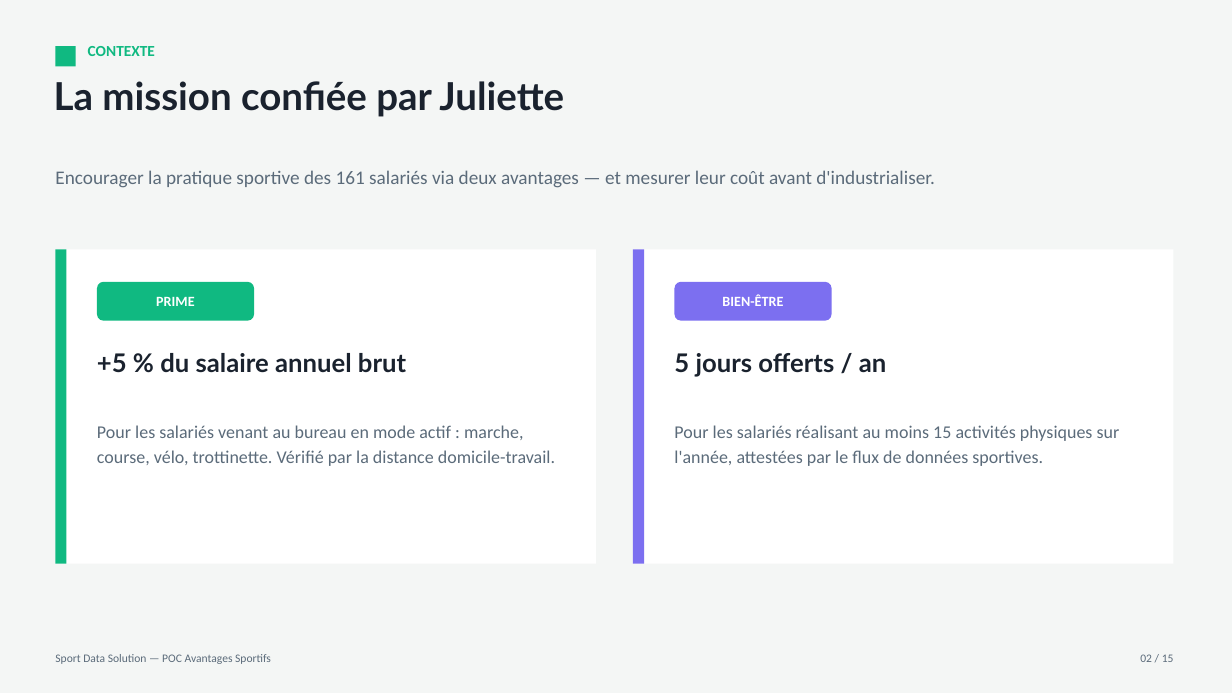
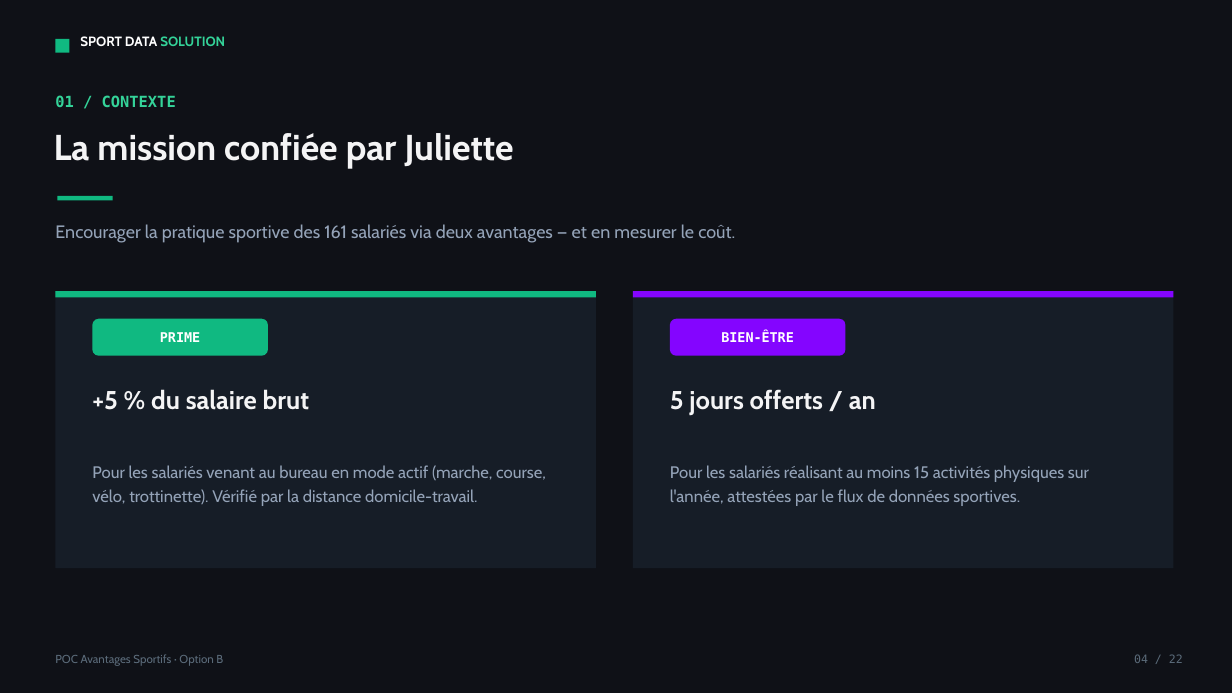
Before and after one commit to MoyLiG/P12_projet_infrastructure, a slide deck: slide 4 of docs/soutenance/Le_Gall_Morgan_Option_B_1_support_062026.pptx (slide 2 before the commit). Drawn at 1232x693 pixels with LibreOffice and Linux fonts; fonts in the diff are those of the drawing. Boxes give left, top, right and bottom in pixels: in the first picture for what was removed or moved away, otherwise in the second. Text is boxed around its words. In the diff, an @@ line names an element or a change of style, - is before the commit and + after.

```diff
--- a/docs/soutenance/Le_Gall_Morgan_Option_B_1_support_062026.pptx
+++ b/docs/soutenance/Le_Gall_Morgan_Option_B_1_support_062026.pptx
@@ rectangle at <box>0,0,1232,693</box>: fill #F4F6F5 to #0F1117 @@
@@ rectangle: place and size @@
-rectangle at <box>55,46,76,67</box>
+rectangle at <box>55,39,69,53</box>
@@ text added at <box>80,36,225,46</box>, 10.5 pt, text #FFFFFF, bold @@
+SPORT DATA SOLUTION
@@ text at <box>55,95,176,107</box>: text changed; font Calibri to DejaVu Sans Mono; text colour #10B981 to #34D399 @@
-CONTEXTE
+01 / CONTEXTE
@@ text "La mission confiée par Juliette": place and size @@
-text "La mission confiée par Juliette" at <box>54,81,564,117</box>
+text "La mission confiée par Juliette" at <box>54,133,514,169</box>
@@ text "La mission confiée par Juliette" at <box>54,133,514,169</box>: size 30 to 28 pt, font Lato to Cabin, text colour #1A222E to #F4F4F5 @@
@@ rectangle added at <box>57,196,113,201</box>, fill #10B981 @@
@@ text at <box>55,224,735,243</box>: text changed; size 15 to 14 pt; font Calibri to Cabin; text colour #5B6B7A to #94A3B8 @@
-Encourager la pratique sportive des 161 salariés via deux avantages — et mesurer leur coût avant d'industrialiser.
+Encourager la pratique sportive des 161 salariés via deux avantages — et en mesurer le coût.
@@ rectangle removed at <box>55,250,67,564</box> @@
@@ rectangle removed at <box>633,250,644,564</box> @@
@@ rectangle: place and size @@
-rectangle at <box>55,250,596,564</box>
+rectangle at <box>55,291,596,568</box>
@@ rectangle at <box>55,291,596,568</box>: fill #FFFFFF to #161D27 @@
@@ rectangle added at <box>55,291,596,298</box>, fill #10B981 @@
@@ rectangle at <box>633,291,1174,568</box>: fill #FFFFFF to #161D27 @@
@@ rectangle: place and size @@
-rectangle at <box>633,250,1174,564</box>
+rectangle at <box>633,291,1174,568</box>
@@ rectangle added at <box>633,291,1174,298</box>, fill #8405FF @@
@@ rounded rectangle "PRIME": place and size @@
-rounded rectangle "PRIME" at <box>97,282,254,321</box>
+rounded rectangle "PRIME" at <box>92,319,268,356</box>
@@ rounded rectangle "PRIME" at <box>92,319,268,356</box>: size 11 to 10.5 pt, font Calibri to DejaVu Sans Mono @@
@@ rounded rectangle "BIEN-ÊTRE": place and size @@
-rounded rectangle "BIEN-ÊTRE" at <box>675,282,832,321</box>
+rounded rectangle "BIEN-ÊTRE" at <box>670,319,846,356</box>
@@ rounded rectangle "BIEN-ÊTRE" at <box>670,319,846,356</box>: size 11 to 10.5 pt, font Calibri to DejaVu Sans Mono; fill #7C6FF0 to #8405FF @@
@@ text at <box>92,389,309,410</box>: text changed; font Lato to Cabin; text colour #1A222E to #F4F4F5 @@
-+5 % du salaire annuel brut
++5 % du salaire brut
@@ text "5 jours offerts / an": place and size @@
-text "5 jours offerts / an" at <box>674,353,887,377</box>
+text "5 jours offerts / an" at <box>670,389,876,414</box>
@@ text "5 jours offerts / an" at <box>670,389,876,414</box>: font Lato to Cabin, text colour #1A222E to #F4F4F5 @@
@@ text at <box>92,465,546,506</box>: text changed; size 14 to 13 pt; font Calibri to Cabin; text colour #5B6B7A to #94A3B8 @@
-Pour les salariés venant au bureau en mode actif : marche, course, vélo, trottinette. Vérifié par la distance domicile-travail.
+Pour les salariés venant au bureau en mode actif (marche, course, vélo, trottinette). Vérifié par la distance domicile-travail.
@@ text "Pour les salariés réalisant au ...": place and size @@
-text "Pour les salariés réalisant au ..." at <box>674,425,1120,466</box>
+text "Pour les salariés réalisant au ..." at <box>670,465,1089,506</box>
@@ text "Pour les salariés réalisant au ..." at <box>670,465,1089,506</box>: size 14 to 13 pt, font Calibri to Cabin, text colour #5B6B7A to #94A3B8 @@
@@ text at <box>55,654,223,666</box>: text changed; font Calibri to Cabin @@
-Sport Data Solution — POC Avantages Sportifs
+POC Avantages Sportifs · Option B
@@ text added at <box>1134,654,1183,663</box>, 9 pt, text #5B6B7A @@
+04 / 22
@@ text removed at <box>1140,654,1174,662</box> @@
-02 / 15
```
Also in this commit, not shown: 14 other slides changed, 7 slides added, 6 other files.
